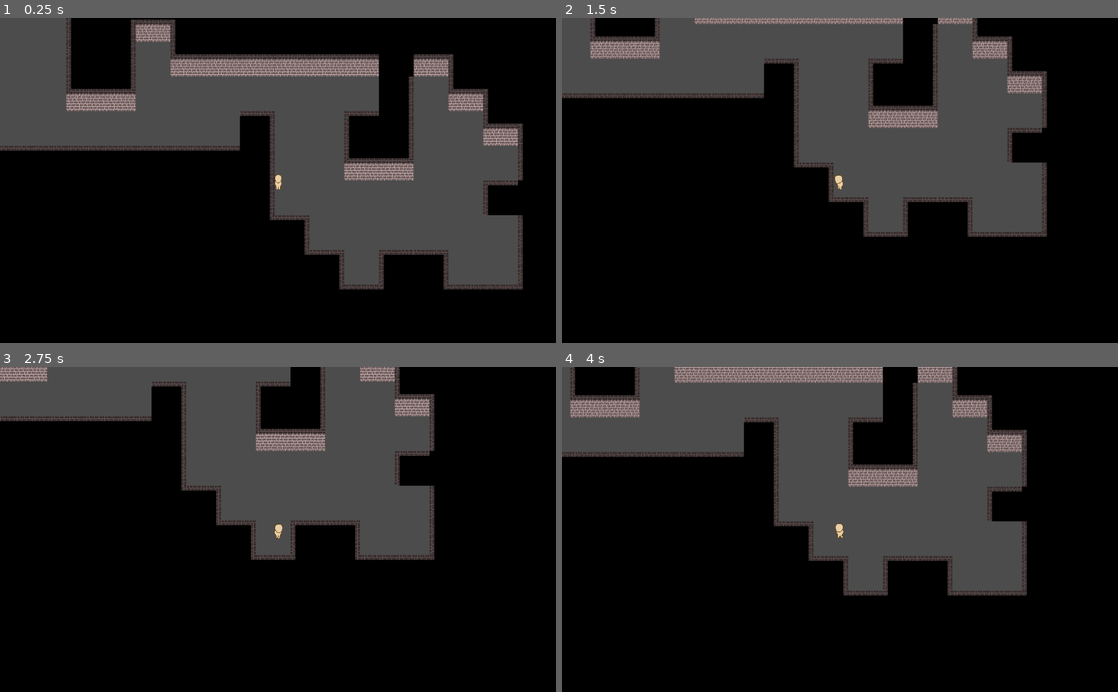
Above: before the commit, frames 1-4 (two rows, left to right).
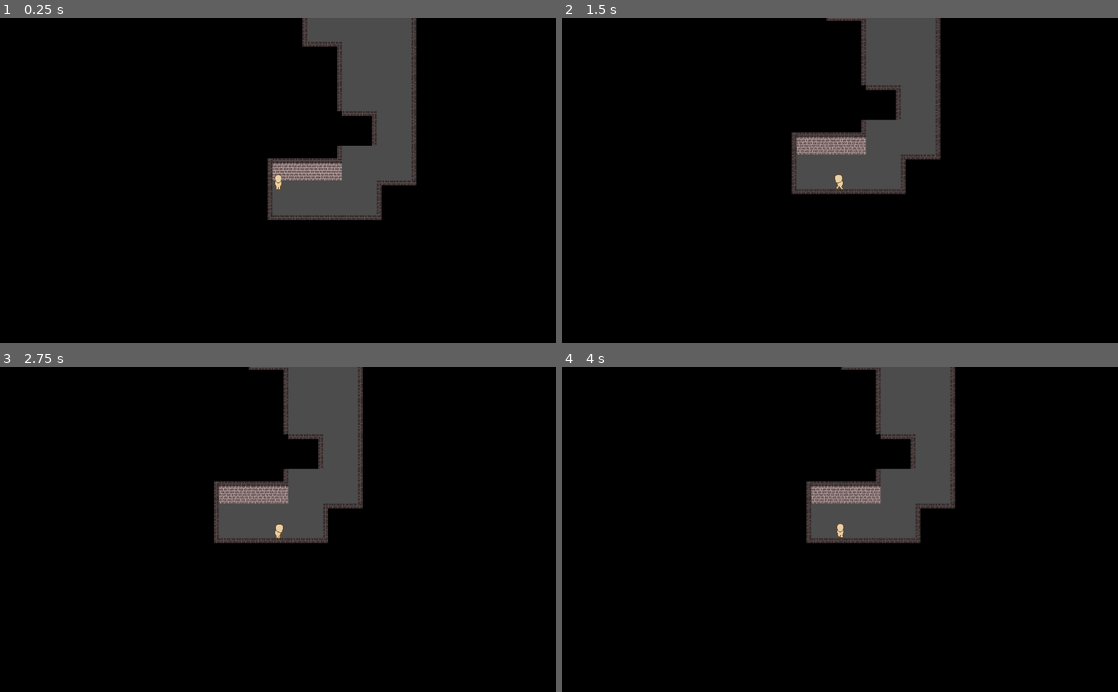
Above: after the commit, the same moments.

Repository: Overamigos/A-Dungeon-and-no-Dragon
Game: Godot game, scene res://colworld.tscn
Same seed, same stepped clock (60 frames per second), same inputs: the game is played once before the commit and once after it.
Inputs:
- Up to frame 1 (0.25 s): no input
- Up to frame 2 (1.5 s): tap Enter at 0.5 s; hold Right (move_right) 0.53-1.28 s; hold Down (move_bottom) 0.53-1.28 s; hold Left (move_left) from 1.28 s (still down); tap Down (move_bottom) at 1.35 s
- Up to frame 3 (2.75 s): release Left (move_left) at 2.03 s; hold Right (move_right) from 2.03 s (still down); hold Down (move_bottom) from 2.03 s (still down)
- Up to frame 4 (4 s): release Right (move_right) at 2.78 s; release Down (move_bottom) at 2.78 s; hold Up (move_up) 2.78-3.53 s; tap Down (move_bottom) at 2.85 s; hold Left (move_left) from 3.53 s (still down); hold Down (move_bottom) from 3.53 s (still down)

The runs differ from the first frame. In frame 1, 40% of the frame differs, in the area x 0-95%, y 0-84%; in frame 2, 31%; in frame 3, 22%; in frame 4, 29%.

Commit message:
Player movement direction changed and added analog input support

Diff:
--- a/TileMap.gd
+++ b/TileMap.gd
@@ -12,12 +12,15 @@
 	var j = 0
 	var rng = RandomNumberGenerator.new()
 	var numberOfSpaces = 100
-
+	var prevDir = 0;
 	while numberOfSpaces >= 0:
 		if(get_cell(i,j) != -1):
 			set_cell(i,j,-1)
 			numberOfSpaces-=1
-		var nextDir = rng.randi_range(0,3)
+		var nextDir = rng.randi_range(0,3);
+		if rng.randi_range(0,100) < 25:
+			nextDir = prevDir;
+		prevDir = nextDir;
 		match(nextDir):
 			0:
 				i-=1
--- a/player.gd
+++ b/player.gd
@@ -1,29 +1,15 @@
 extends KinematicBody2D
-
-# This is a demo showing how KinematicBody2D
-# move_and_slide works.
-
-# Member variables
-const MOTION_SPEED = 200 # Pixels/second
-
+const MOTION_SPEED = 200; # Pixels/second
+var lastMotion = Vector2(0,0);
 
 func _physics_process(_delta):
-	var motion = Vector2()
-
-	if Input.is_action_pressed("move_up"):
-		motion += Vector2(0, -1)
-	if Input.is_action_pressed("move_bottom"):
-		motion += Vector2(0, 1)
-	if Input.is_action_pressed("move_left"):
-		motion += Vector2(-1, 0)
-	if Input.is_action_pressed("move_right"):
-		motion += Vector2(1, 0)
-
+	var motion = Vector2(
+		Input.get_action_strength("move_right") - Input.get_action_strength("move_left"),
+		Input.get_action_strength("move_bottom") - Input.get_action_strength("move_up")
+	);
+	motion = motion.normalized()
 	decideAnimation(motion);
-
-	motion = motion.normalized() * MOTION_SPEED
-
-	move_and_slide(motion)
+	move_and_slide(motion * MOTION_SPEED);
 
 func decideAnimation(motion):
 	if motion == Vector2(0, 0):
@@ -35,20 +21,24 @@
 	else:
 		$IdleSprite.hide();
 		$RunSprite.show();
-
-	if motion == Vector2(1, 0):
-		$RunSprite/AnimationPlayer.play("RunRight");
-	if motion == Vector2(-1, 0):
-		$RunSprite/AnimationPlayer.play("RunLeft");
-	if motion == Vector2(0, 1):
-		$RunSprite/AnimationPlayer.play("RunDown");
-	if motion == Vector2(0, -1):
-		$RunSprite/AnimationPlayer.play("RunUp");
-	if motion == Vector2(1, 1):
-		$RunSprite/AnimationPlayer.play("RunDownRight");
-	if motion == Vector2(-1, 1):
-		$RunSprite/AnimationPlayer.play("RunDownLeft");
-	if motion == Vector2(1, -1):
-		$RunSprite/AnimationPlayer.play("RunUpRight");
-	if motion == Vector2(-1, -1):
-		$RunSprite/AnimationPlayer.play("RunUpLeft");
+		var vertical = motion[0];
+		var horizontal = motion[1];
+		if abs(vertical) > abs(horizontal):
+			if vertical > 0:
+				$RunSprite/AnimationPlayer.play("RunRight");
+			else:
+				$RunSprite/AnimationPlayer.play("RunLeft");
+		if abs(vertical) < abs(horizontal):
+			if horizontal > 0:
+				$RunSprite/AnimationPlayer.play("RunDown");
+			else:
+				$RunSprite/AnimationPlayer.play("RunUp");
+		else:
+			if vertical < 0 && $RunSprite/AnimationPlayer.current_animation == 'RunRight':
+				$RunSprite/AnimationPlayer.play("RunLeft");
+			elif vertical > 0 && $RunSprite/AnimationPlayer.current_animation == 'RunLeft':
+				$RunSprite/AnimationPlayer.play("RunRight");
+			elif horizontal < 0 && $RunSprite/AnimationPlayer.current_animation == 'RunDown':
+				$RunSprite/AnimationPlayer.play("RunUp");
+			elif horizontal > 0 && $RunSprite/AnimationPlayer.current_animation == 'RunUp':
+				$RunSprite/AnimationPlayer.play("RunDown");
--- a/player.tscn
+++ b/player.tscn
@@ -269,10 +269,13 @@
 }
 
 [sub_resource type="RectangleShape2D" id=17]
-extents = Vector2( 6.50302, 6.52432 )
+extents = Vector2( 10, 4 )
 
 [node name="player" type="KinematicBody2D"]
 script = ExtResource( 1 )
+__meta__ = {
+"_edit_horizontal_guides_": [ -2.69101, -12.5744 ]
+}
 
 [node name="IdleSprite" type="Sprite" parent="."]
 texture = ExtResource( 2 )
@@ -291,11 +294,10 @@
 anims/IdleUpRight = SubResource( 8 )
 
 [node name="RunSprite" type="Sprite" parent="."]
-visible = false
 texture = ExtResource( 3 )
 vframes = 8
 hframes = 8
-frame = 56
+frame = 50
 
 [node name="AnimationPlayer" type="AnimationPlayer" parent="RunSprite"]
 anims/RunDown = SubResource( 9 )
@@ -308,5 +310,5 @@
 anims/RunUpRight = SubResource( 16 )
 
 [node name="CollisionShape2D" type="CollisionShape2D" parent="."]
-position = Vector2( 0.495251, 9.46039 )
+position = Vector2( 0, 12 )
 shape = SubResource( 17 )
